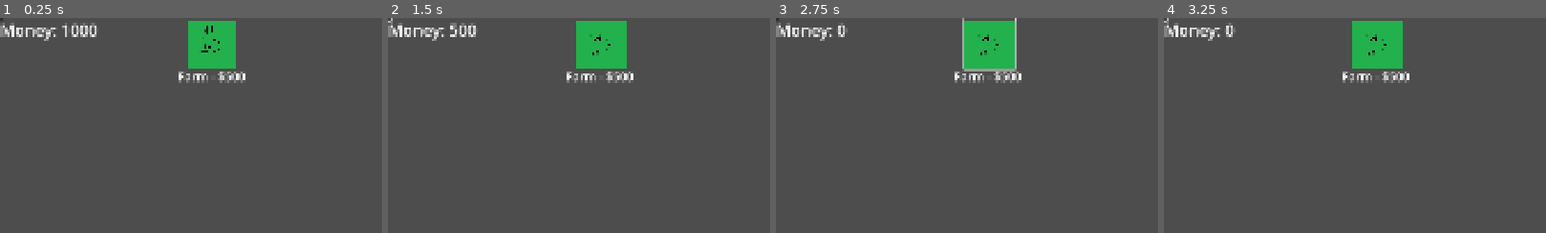
Above: before the commit, frames 1-4 (left to right).
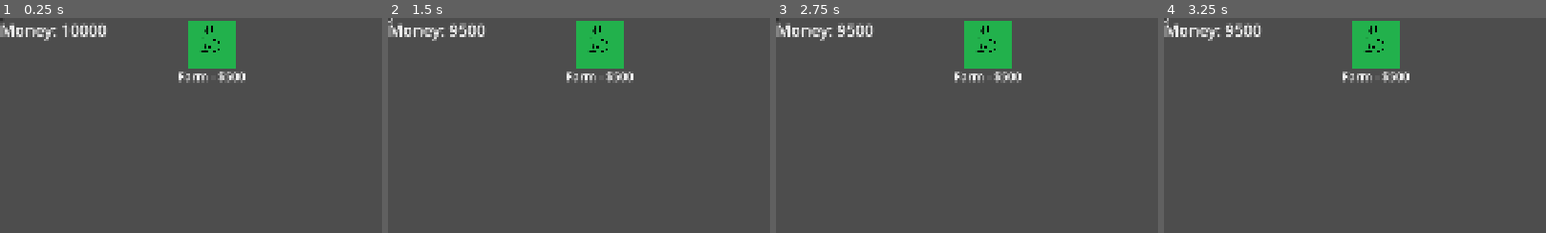
Above: after the commit, the same moments.

Repository: NathanBerglas/ROR-Testing
Game: Godot game, scene res://scenes/main.tscn
Two runs of this game, one before a commit and one after it. Both use one fixed random seed, a clock stepped at 60 frames per second and the inputs below. The project has no main scene, so this scene is started directly.
Inputs (mouse positions are % of the whole screen's width and height, from its top left):
- Up to frame 1 (0.25 s): no input
- Up to frame 2 (1.5 s): click (28, 6) at 0.5 s; click (0, 0) at 1.25 s
- Up to frame 3 (2.75 s): click (28, 6) at 2 s
- Up to frame 4 (3.25 s): click (0, 0) at 2.75 s
The pictures show only the part of the screen within x 0-50%, y 0-50%; the shares and areas given below are measured in that part.

The runs differ from the first frame. In frame 1, 0.1% of the frame differs, in the area x 25-28%, y 2-9%; in frame 2, 0.5%; in frame 3, 1.1%, in the area x 16-63%, y 0-25%; in frame 4, 0.7%.

Commit message:
Added Logic to detect if a building is placeable, and fixed actually placing a building

Diff:
--- a/scenes/Buildings/buildingControl.tscn
+++ b/scenes/Buildings/buildingControl.tscn
@@ -1,9 +1,11 @@
-[gd_scene load_steps=5 format=3 uid="uid://bujhjvi3667ko"]
+[gd_scene load_steps=6 format=3 uid="uid://bujhjvi3667ko"]
 
 [ext_resource type="Script" uid="uid://bgv44hfc0ifr3" path="res://scripts/Buildings/buildingControl.gd" id="1_kvhp6"]
 [ext_resource type="PackedScene" uid="uid://c6j2e1ddwb1ti" path="res://scenes/prefabs/moneyFarm.tscn" id="2_at16l"]
 [ext_resource type="Script" uid="uid://c4jvo5hivmdi5" path="res://scripts/Buildings/hud.gd" id="2_oj14w"]
 [ext_resource type="Texture2D" uid="uid://ct4cij7i3bsp6" path="res://assets/moneyFarm.png" id="3_f4nwg"]
+
+[sub_resource type="StyleBoxEmpty" id="StyleBoxEmpty_at16l"]
 
 [node name="BuildingControl" type="Node2D"]
 script = ExtResource("1_kvhp6")
@@ -24,6 +26,7 @@
 offset_right = 597.0
 offset_bottom = 132.0
 theme_override_font_sizes/font_size = 43
+theme_override_styles/focus = SubResource("StyleBoxEmpty_at16l")
 icon = ExtResource("3_f4nwg")
 flat = true
 icon_alignment = 1
--- a/scenes/prefabs/moneyFarm.tscn
+++ b/scenes/prefabs/moneyFarm.tscn
@@ -4,7 +4,7 @@
 [ext_resource type="Texture2D" uid="uid://ct4cij7i3bsp6" path="res://assets/moneyFarm.png" id="2_wjva3"]
 
 [sub_resource type="RectangleShape2D" id="RectangleShape2D_leie8"]
-size = Vector2(303, 295)
+size = Vector2(305, 302.5)
 
 [node name="MoneyFarm" type="Node2D"]
 script = ExtResource("1_642g8")
@@ -12,9 +12,8 @@
 [node name="RigidBody2D" type="RigidBody2D" parent="."]
 freeze = true
 
-[node name="CollisionShape2D" type="CollisionShape2D" parent="RigidBody2D"]
-position = Vector2(0.5, 0.5)
-scale = Vector2(0.2, 0.2)
+[node name="BodyForFarm" type="CollisionShape2D" parent="RigidBody2D"]
+scale = Vector2(0.4, 0.4)
 shape = SubResource("RectangleShape2D_leie8")
 
 [node name="Sprite2D" type="Sprite2D" parent="RigidBody2D"]
--- a/scripts/Buildings/buildingControl.gd
+++ b/scripts/Buildings/buildingControl.gd
@@ -3,8 +3,9 @@
 @onready var farmButton = $buildingHud/FarmButton
 @export var farm_prefab: PackedScene
 
+#
 #Players Money
-var money = 1000
+var money = 10000
 
 #Checking what type of building the player is dragging
 var buildingDraggin = null
@@ -16,44 +17,55 @@
 func _ready(): #Runs on start, connects buttons
 	farmButton.button_down.connect(_on_farm_button_pressed)
 	farmButton.button_up.connect(_on_farm_button_released)
+	farmButton.custom_minimum_size = Vector2(121.6,120)
 
 
 #Start dragging the farm if has enough money
 func _on_farm_button_pressed():
 	if money < 500:
+		print("Ya Broke")
 		return
 	buildingDraggin = "Farm"
+	#money -= 500
+	#Adding the farm to be dragged to the list of buildings
+	# hashtag-No way this will cause errors in the future
+	var instance = farm_prefab.instantiate() #New FAKE money farm
+	instance.fake = true
+	var toAdd = ["Farm", get_global_mouse_position(), instance]
+
+	instance.global_position = get_global_mouse_position()
+	add_child(instance) #Adding the instance
+
+	buildings.push_back(toAdd)
 
 
 #finishes dragging the farm and places
 func _on_farm_button_released():
-	if buildingDraggin != "Farm":
+
+	if buildingDraggin != "Farm" or money < 500:
+		buildingDraggin = null
 		return
-	money -= 500
-	hud.updateMoney(money) #updates money amount
-	farmButton.position = hud.farmButtonPos
 	buildingDraggin = null
 
-	var instance = farm_prefab.instantiate() #New money farm
-	var toAdd = ["Farm", get_global_mouse_position(), instance]
+	if !buildings[buildings.size() - 1][2].is_placeable():
 
-	instance.global_position = get_global_mouse_position()
-	add_child(instance) #Adding the instance
-	buildings.push_back(toAdd) #Adding building to list of buildings owned
-
+		buildings.pop_back()[2].queue_free()
+		return
+	buildings[buildings.size() - 1][2].fake = false
+	money -= 500
 
 func _process(delta): #runs every tick
 	if buildingDraggin == "Farm": #Code actually dragging the farm around
-		var vector = get_global_mouse_position()
-		vector.x -= 60
-		vector.y -= 60
-		farmButton.position = vector
-
+		buildings[buildings.size() - 1][2].global_position = get_global_mouse_position()
+		if !buildings[buildings.size() - 1][2].is_placeable():
+			buildings[buildings.size() - 1][2].shapey.modulate = Color(250, 0, 4) #RED
+		else:
+			buildings[buildings.size() - 1][2].shapey.modulate = Color(1, 1, 1)  # Reset to white
 
 	for m in buildings: #Doing tick stuff for each building
 		if m[0] == "Farm":
 			m[2].generateIncome(self, delta)
-
+	hud.updateMoney(money) #updates money amount
 
 
 func addMoney(moneyChange): #Changing money
--- a/scripts/Buildings/money_farm.gd
+++ b/scripts/Buildings/money_farm.gd
@@ -1,15 +1,38 @@
 extends Building
-
-var moneyTimer = 0
+@onready var shapey = $RigidBody2D/Sprite2D
 
 
+var moneyTimer = 0 #Tracking when to give $$$
+
+var fake = false #Check if this is dragging or NAH
+
 func _ready(): #I EXIST!
-	print("Farm ready to grow food!")
+	if !fake: print("Farm ready to grow food!")
 
 
 
 func generateIncome(p, delta): #Generates income every 10 seconds
+	if fake: return
+
 	moneyTimer += delta
 	if moneyTimer >= 10:
 		p.addMoney(200)
 		moneyTimer = 0
+
+
+#Dont ask Jacob WTF this code is. ChatGPT wrote is
+func is_placeable() -> bool: #Only for if a building is FAKE
+	if !fake: return false #<- cept this line
+	print("Whats up")
+	var space_state = get_world_2d().direct_space_state
+	var query = PhysicsShapeQueryParameters2D.new()
+
+	query.shape = $RigidBody2D/BodyForFarm.shape
+	query.transform = $RigidBody2D/BodyForFarm.global_transform
+	query.collide_with_areas = true
+	query.collide_with_bodies = true
+	query.exclude = [$RigidBody2D.get_rid()]
+	var result = space_state.intersect_shape(query)
+	for m in result:
+		print("Hit: ", m.collider.name)
+	return result.is_empty()  # True = no collision, so placeable
